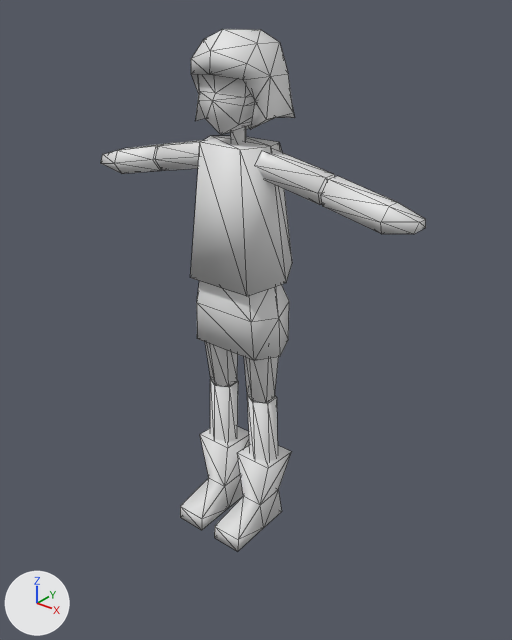
The glTF model project/assets/hooman.gltf as it was, and as the next commit left it.
One viewpoint serves both versions: a 50 mm lens placed at (1.42, -1.7, 1.84), pointed at (0.01, 0.07, 0.75). The lights are fixed; the arrows at lower left show +X, +Y and +Z. Mesh edges are drawn as thin lines. Vertices at the same position are counted once.
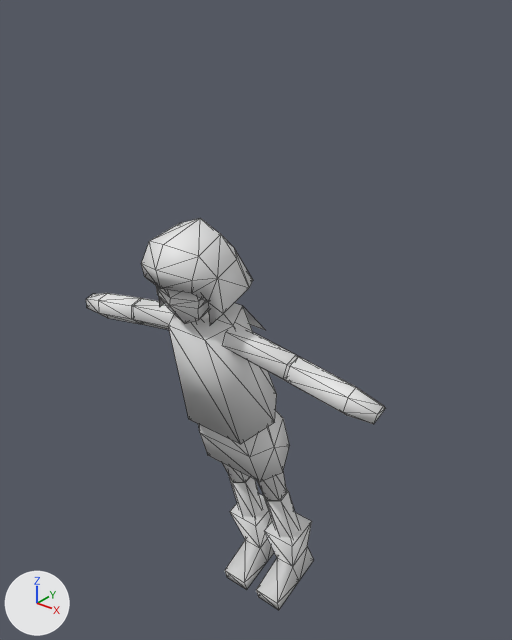
Pixel boxes (x1, y1, x2, y2) of what changed, in the pictures (512 x 640 px; the box of a moved part takes in the faces that stretch with it):
'Mesh', reshaped (8% narrower, 25% shorter): before (101, 29, 426, 551); after (86, 218, 386, 610)
part 1 of me_cube_007, moved or reshaped: before (191, 29, 295, 134); after (141, 218, 253, 325)
part 2 of me_cube_007, moved or reshaped: before (214, 446, 291, 551); after (256, 513, 314, 610)
part 3 of me_cube_007, moved or reshaped: before (247, 395, 278, 461); after (264, 488, 300, 538)
part 4 of me_cube_007, moved or reshaped: before (230, 127, 246, 143); after (196, 311, 209, 323)
part 5 of me_cube_007, moved or reshaped: before (244, 357, 279, 403); after (257, 473, 287, 501)
part 6 of me_cube_007, moved or reshaped: before (256, 149, 335, 205); after (224, 324, 298, 382)
part 7 of me_cube_007, moved or reshaped: before (321, 176, 426, 234); after (286, 356, 386, 424)
part 8 of me_cube_007, moved or reshaped: before (197, 281, 289, 361); after (199, 411, 289, 482)
part 9 of me_cube_007, moved or reshaped: before (190, 136, 292, 296); after (168, 303, 277, 444)
part 10 of me_cube_007, moved or reshaped: before (180, 427, 249, 530); after (225, 494, 274, 590)
part 11 of me_cube_007, moved or reshaped: before (210, 379, 238, 442); after (229, 477, 263, 517)
part 12 of me_cube_007, moved or reshaped: before (205, 342, 238, 387); after (222, 463, 249, 483)
part 13 of me_cube_007, moved or reshaped: before (155, 140, 203, 171); after (133, 298, 174, 330)
part 14 of me_cube_007, moved or reshaped: before (101, 144, 163, 174); after (86, 293, 142, 324)

What the commit changed:
me_cube_007 has 237 vertices, 388 faces and spans x -0.63..0.63, y -0.21..0.17, z -0.04..1.71.
me_cube_007 is used by ob_mesh; location (0.0, 0.0, 0.0).
me_cube_007 part 1: the loose piece of 55 vertices spanning x -0.13..0.13, y -0.13..0.17, z 1.41..1.71 is turned 17.9 degrees about the x axis through its middle, then moved by (0.0, -0.24, -0.53).
me_cube_007 part 2: the loose piece of 16 vertices spanning x 0.02..0.17, y -0.21..0.08, z -0.04..0.26 is turned 17.7 degrees about the x axis through its middle, then moved by (0.0, 0.21, -0.48).
me_cube_007 part 3: the loose piece of 12 vertices spanning x 0.04..0.15, y -0.05..0.05, z 0.19..0.5 is turned 17.7 degrees about the x axis through its middle, then moved by (0.0, 0.13, -0.47).
me_cube_007 part 4: the loose piece of 8 vertices spanning x -0.02..0.02, y -0.05..0.03, z 1.32..1.43 is turned 17.7 degrees about the x axis through its middle, then moved by (0.0, -0.18, -0.53).
me_cube_007 part 5: the loose piece of 13 vertices spanning x 0.04..0.15, y -0.08..0.06, z 0.47..0.75 is turned 17.7 degrees about the x axis through its middle, then moved by (0.0, 0.05, -0.49).
me_cube_007 part 6: the loose piece of 13 vertices spanning x 0.09..0.36, y -0.05..0.04, z 1.25..1.37 is turned 17.7 degrees about the x axis through its middle, then moved by (0.0, -0.16, -0.52).
me_cube_007 part 7: the loose piece of 17 vertices spanning x 0.33..0.63, y -0.05..0.04, z 1.2..1.33 is turned 17.7 degrees about the x axis through its middle, then moved by (0.0, -0.15, -0.52).
me_cube_007 part 8: the loose piece of 18 vertices spanning x -0.18..0.18, y -0.1..0.11, z 0.69..0.98 is turned 17.7 degrees about the x axis through its middle, then moved by (0.0, -0.02, -0.5).
me_cube_007 part 9: the loose piece of 14 vertices spanning x -0.19..0.19, y -0.12..0.17, z 0.94..1.38 is turned 17.3 degrees about the x axis through its middle, then moved by (0.0, -0.12, -0.51).
me_cube_007 part 10: the loose piece of 16 vertices spanning x -0.17..-0.02, y -0.21..0.08, z -0.04..0.26 is turned 17.7 degrees about the x axis through its middle, then moved by (0.0, 0.21, -0.48).
me_cube_007 part 11: the loose piece of 12 vertices spanning x -0.15..-0.04, y -0.05..0.05, z 0.19..0.5 is turned 17.7 degrees about the x axis through its middle, then moved by (0.0, 0.13, -0.47).
me_cube_007 part 12: the loose piece of 13 vertices spanning x -0.15..-0.04, y -0.08..0.06, z 0.47..0.75 is turned 17.7 degrees about the x axis through its middle, then moved by (0.0, 0.05, -0.49).
me_cube_007 part 13: the loose piece of 13 vertices spanning x -0.36..-0.09, y -0.05..0.04, z 1.25..1.37 is turned 17.7 degrees about the x axis through its middle, then moved by (0.0, -0.16, -0.52).
me_cube_007 part 14: the loose piece of 17 vertices spanning x -0.63..-0.33, y -0.05..0.04, z 1.2..1.33 is turned 17.7 degrees about the x axis through its middle, then moved by (0.0, -0.15, -0.52).
